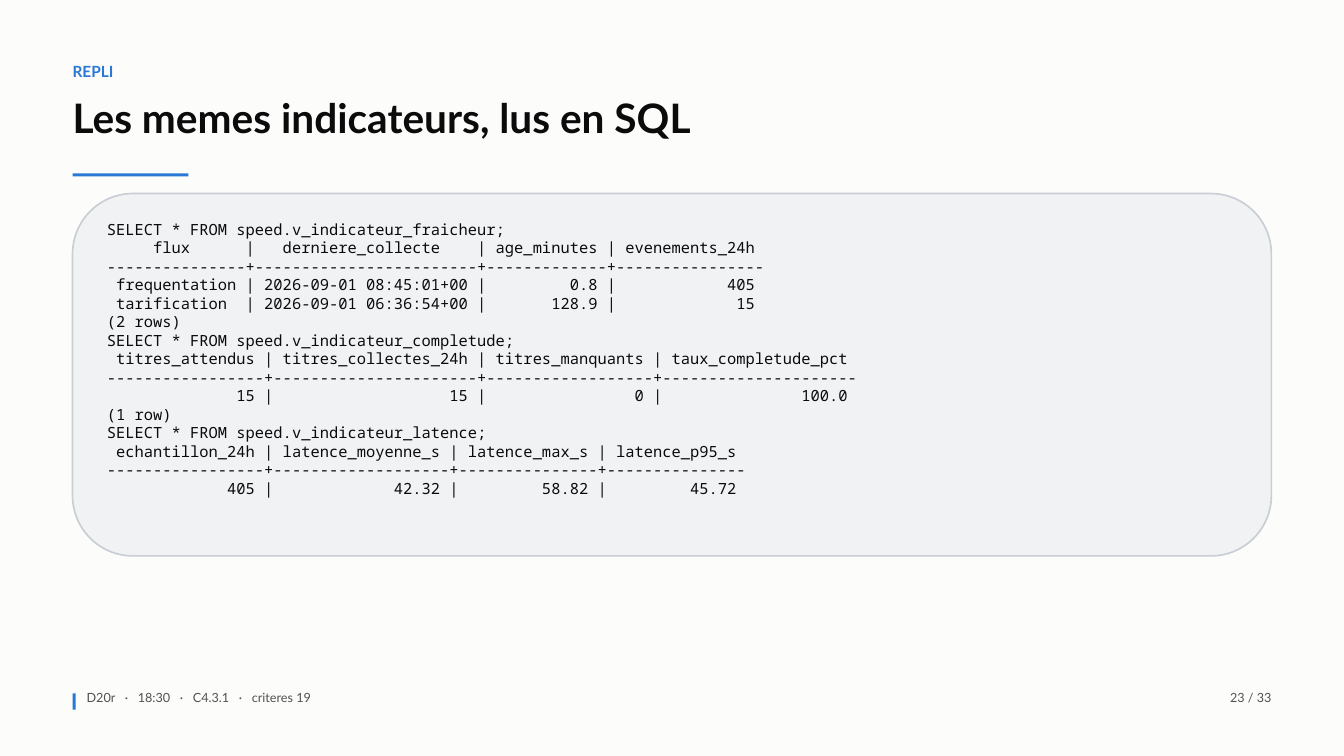
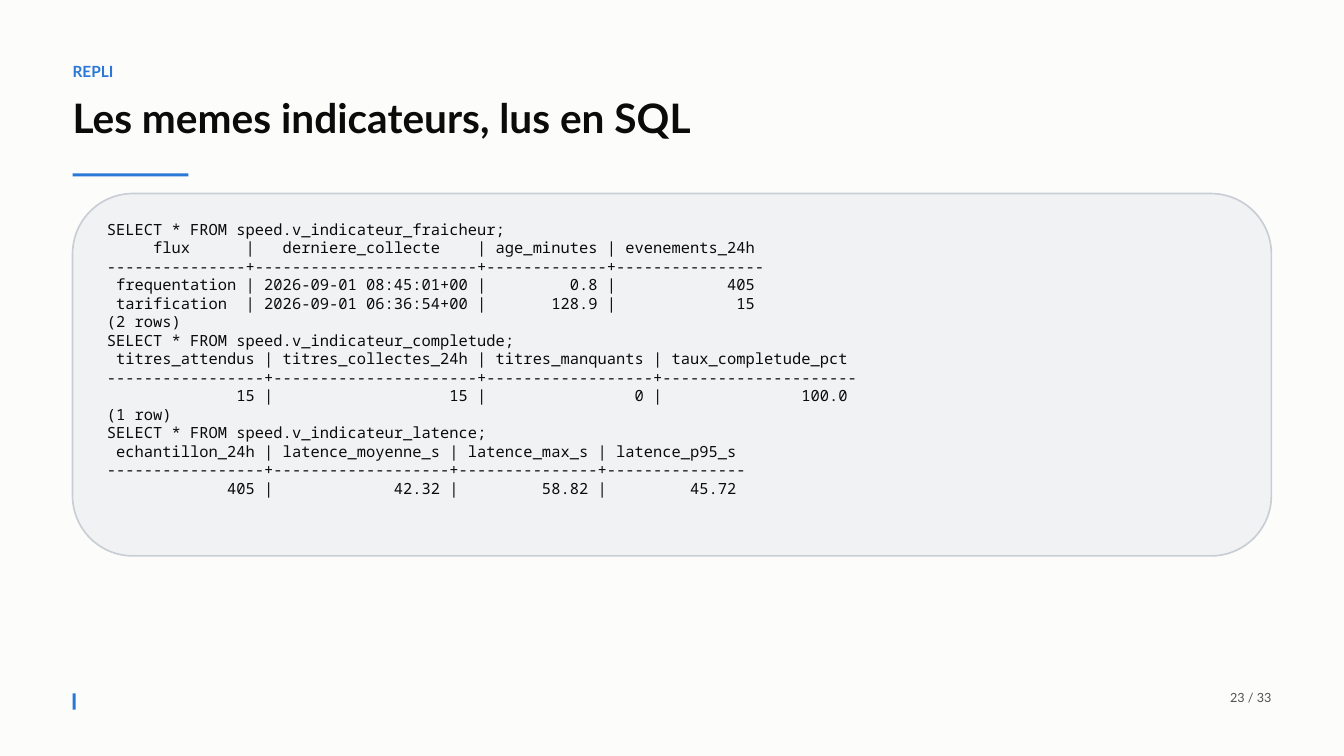
Before and after one commit to Mael8zinsou/gamelens-bloc4_0, a slide deck: slide 23 of docs/support_soutenance.pptx. Drawn at 1344x756 pixels with LibreOffice and Linux fonts; fonts in the diff are those of the drawing. Boxes give left, top, right and bottom in pixels: in the first picture for what was removed or moved away, otherwise in the second. Text is boxed around its words. In the diff, an @@ line names an element or a change of style, - is before the commit and + after.

```diff
--- a/docs/support_soutenance.pptx
+++ b/docs/support_soutenance.pptx
@@ text removed at box(87, 693, 311, 702) @@
-D20r · 18:30 · C4.3.1 · criteres 19
```
Also in this commit, not shown: 30 other slides changed, 1 other file.
